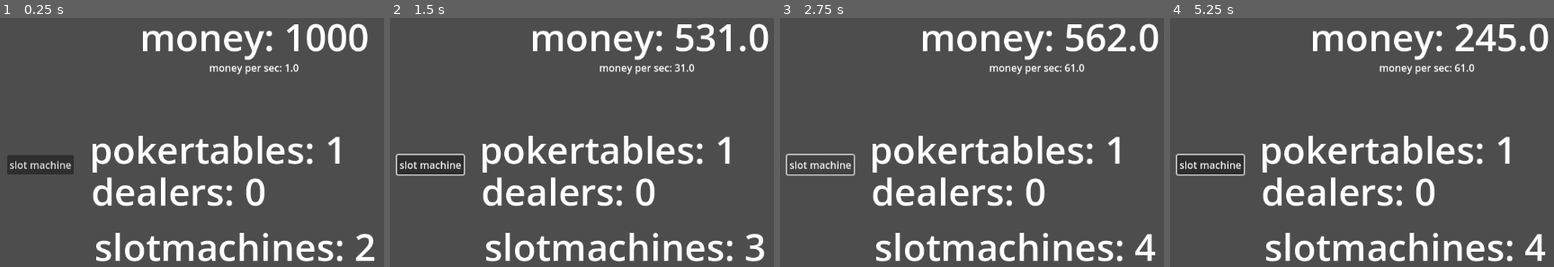
Above: before the commit, frames 1-4 (left to right).
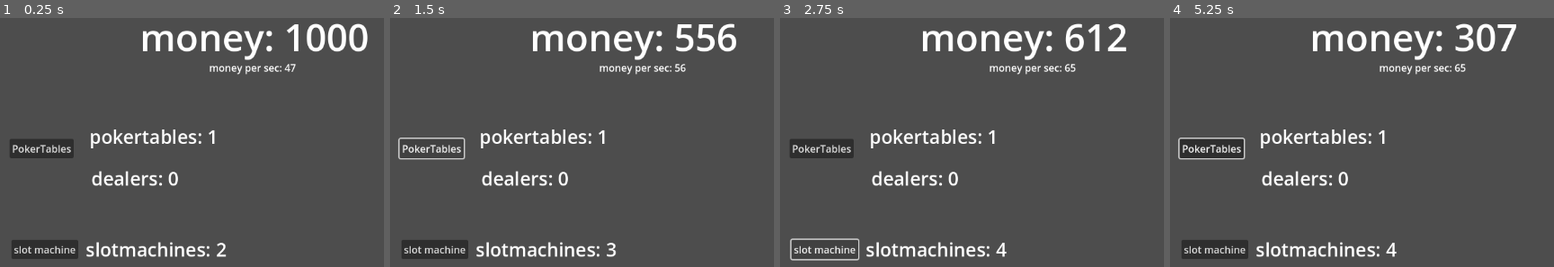
Above: after the commit, the same moments.

Repository: newdevtoo/you-are-the-casino
Game: Godot game, scene res://scenes/playing/playing.tscn
Two runs of this game, one before a commit and one after it. Both use one fixed random seed, a clock stepped at 60 frames per second and the inputs below. The project has no main scene, so this scene is started directly.
Inputs (mouse positions are in pixels of both pictures, inside the frame that each line leads up to):
- Up to frame 1 (0.25 s): no input
- Up to frame 2 (1.5 s): click "slot machine" at 0.5 s; click (432, 147) at 1.25 s, where only the run after the commit has a clickable "PokerTables"
- Up to frame 3 (2.75 s): click "slot machine" at 2 s
- Up to frame 4 (5.25 s): click (1212, 147) at 2.75 s, where only the run after the commit has a clickable "PokerTables"; click "slot machine" at 3.5 s; click (1212, 147) at 4.25 s, where only the run after the commit has a clickable "PokerTables"; move the mouse to (outside the picture) at 5.02 s; click (outside the picture) at 5.1 s

The runs differ from the first frame. In frame 1, 13% of the frame differs, in the area x 1-98%, y 18-98%; in frame 2, 13%; in frame 3, 12%; in frame 4, 14%, in the area x 1-99%, y 2-98%.

Commit message:
pokertable
poker table works for now you can click and get money no ui yet though

Diff:
--- a/you-are-the-casino/project.godot
+++ b/you-are-the-casino/project.godot
@@ -18,6 +18,14 @@
 
 Gamemanager="*res://script/managers/gamemanager.gd"
 
+[input]
+
+clicked={
+"deadzone": 0.2,
+"events": [Object(InputEventMouseButton,"resource_local_to_scene":false,"resource_name":"","device":-1,"window_id":0,"alt_pressed":false,"shift_pressed":false,"ctrl_pressed":false,"meta_pressed":false,"button_mask":1,"position":Vector2(115, 10),"global_position":Vector2(122, 47),"factor":1.0,"button_index":1,"canceled":false,"pressed":true,"double_click":false,"script":null)
+]
+}
+
 [rendering]
 
 renderer/rendering_method="gl_compatibility"
--- a/you-are-the-casino/scenes/playing/playing.gd
+++ b/you-are-the-casino/scenes/playing/playing.gd
@@ -13,20 +13,38 @@
 	pokertables.text = "pokertables: " + str(Gamemanager.poker_tables)
 	dealers.text = "dealers: " + str(Gamemanager.dealers)
 	moneypersec.text = "money per sec: " + str(Gamemanager.income_per_second - Gamemanager.running_costs_per_second)
-
-
+	if Input.is_action_just_pressed("clicked") and get_global_mouse_position().x > 585.0:
+		click()
+		print("itworked!")
 
 func _on_addmoney_timeout() -> void:
-	Gamemanager.money += Gamemanager.income_per_second
+	Gamemanager.money += Gamemanager.income_per_second * Gamemanager.income_multiplier
 	Gamemanager.money -= Gamemanager.running_costs_per_second
 	label.text = "money: " + str(Gamemanager.money)
-	print(Gamemanager.income_per_second)
+
 
 
 func _on_button_pressed() -> void:
 	if Gamemanager.money > 499:
 		Gamemanager.money -= 500
-		Gamemanager.income_per_second += 50
-		Gamemanager.running_costs_per_second += 20
+		Gamemanager.income_per_second += 10
+		Gamemanager.running_costs_per_second += 1
 		Gamemanager.slot_machines +=1
 		Gamemanager.total_buildings += 1
+
+
+func _on_pokertable_pressed() -> void:
+	if Gamemanager.money > 1999:
+		Gamemanager.money -= 2000
+		Gamemanager.income_per_second += 35
+		Gamemanager.running_costs_per_second += 9
+		Gamemanager.poker_tables +=1
+		Gamemanager.total_buildings += 1
+
+
+
+func click():
+	if Gamemanager.income_per_second == 1:
+		Gamemanager.money += 1
+	elif Gamemanager.income_per_second > 1:
+		Gamemanager.money += Gamemanager.income_per_second/2
--- a/you-are-the-casino/scenes/playing/playing.tscn
+++ b/you-are-the-casino/scenes/playing/playing.tscn
@@ -20,27 +20,27 @@
 text = "money: 1000"
 
 [node name="slotsmac" type="Label" parent="labels"]
-offset_left = 333.0
-offset_top = 328.0
-offset_right = 887.0
-offset_bottom = 411.0
-theme_override_font_sizes/font_size = 60
+offset_left = 319.0
+offset_top = 353.0
+offset_right = 545.0
+offset_bottom = 395.0
+theme_override_font_sizes/font_size = 30
 text = "slotmachines: 2"
 
 [node name="pokertables" type="Label" parent="labels"]
 offset_left = 325.0
 offset_top = 172.0
-offset_right = 840.0
-offset_bottom = 255.0
-theme_override_font_sizes/font_size = 60
+offset_right = 531.0
+offset_bottom = 214.0
+theme_override_font_sizes/font_size = 30
 text = "pokertables: 1"
 
 [node name="dealers" type="Label" parent="labels"]
 offset_left = 328.0
 offset_top = 239.0
-offset_right = 711.0
-offset_bottom = 322.0
-theme_override_font_sizes/font_size = 60
+offset_right = 468.0
+offset_bottom = 281.0
+theme_override_font_sizes/font_size = 30
 text = "dealers: 0"
 
 [node name="moneypersec" type="Label" parent="labels"]
@@ -55,12 +55,23 @@
 [node name="addmoney" type="Timer" parent="timers"]
 autostart = true
 
-[node name="Button" type="Button" parent="."]
-offset_left = 193.0
-offset_top = 223.0
-offset_right = 300.0
-offset_bottom = 254.0
+[node name="slotmac" type="Button" parent="."]
+offset_left = 200.0
+offset_top = 359.0
+offset_right = 307.0
+offset_bottom = 390.0
 text = "slot machine"
 
+[node name="pokertable" type="Button" parent="."]
+offset_left = 197.0
+offset_top = 197.0
+offset_right = 300.0
+offset_bottom = 228.0
+text = "PokerTables"
+
+[node name="Button" type="Node2D" parent="."]
+position = Vector2(603, 246)
+
 [connection signal="timeout" from="timers/addmoney" to="." method="_on_addmoney_timeout"]
-[connection signal="pressed" from="Button" to="." method="_on_button_pressed"]
+[connection signal="pressed" from="slotmac" to="." method="_on_button_pressed"]
+[connection signal="pressed" from="pokertable" to="." method="_on_pokertable_pressed"]
--- a/you-are-the-casino/script/managers/gamemanager.gd
+++ b/you-are-the-casino/script/managers/gamemanager.gd
@@ -5,14 +5,14 @@
 var casino_name: String = "My Casino"
 
 # Money
-var money: float = 1000
-var income_per_second: float = 1
-var income_multiplier: float = 1
-var running_costs_per_second: float = 0
+var money: int = 1000
+var income_per_second: int = 55
+var income_multiplier: int = 1
+var running_costs_per_second: int = 8
 
 # License
-var license: float = 100
-var license_decay_per_minute: float = 2
+var license: int = 100
+var license_decay_per_minute: int = 2
 
 # Buildings
 var total_buildings: int = 0
@@ -23,8 +23,8 @@
 
 # Time
 var current_day: int = 1
-var day_progress: float = 0
-var day_length_seconds: float = 120
+var day_progress: int = 0
+var day_length_seconds: int = 120
 
 # Events
 var protest_active: bool = false
